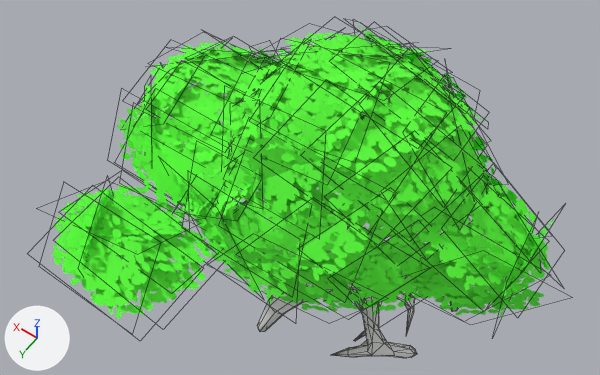
A saved change to the FBX model Assets/Models/Foliage/Tree A 2.fbx.
Rendered twice from a 50 mm camera at (-3.41, 6.77, 12.99) aimed at (0.92, 0.71, 3.47). The axes (+X, +Y, +Z) are drawn at lower left. The lights are the same throughout. Mesh edges are drawn as thin lines. Objects named as collision shapes, trigger or cutter boxes, shadow casters or lower levels of detail are left out. Where no turn or scale is listed for an object, it has been applied to the vertices.

In view in the first picture: 'TreeA 2 LOD0'.
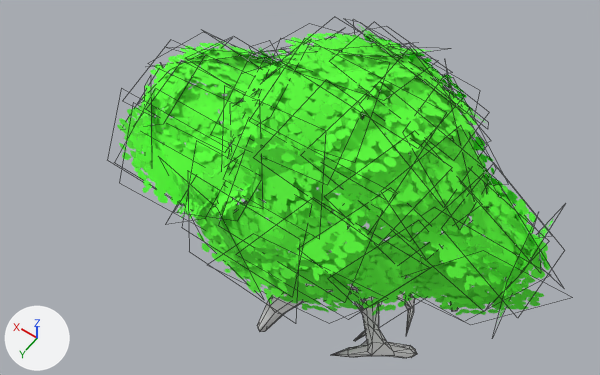
Location of each change, [x1, y1, x2, y2] in pixels of the pictures (600 x 375 px):
```json
{"object": "TreeA 2 LOD0", "change": "reshaped", "before": [52, 24, 553, 358], "after": [117, 24, 553, 358], "on screen": "13% narrower"}
{"part": 1, "of": "me_plane_003", "change": "deleted", "before": [52, 185, 211, 319], "on screen": "green"}
```

Scene script edits in JSON lines:
```json
{"block": "me_plane_003", "where": "# used by ob_treea_2_lod0; location = (0.0, 0.0, 0.0)"}
{"op": "remove", "block": "me_plane_003", "code": "me_plane_003.from_pydata(...)  # 845 vertices, 949 faces; spans x -3.08..4.13, y -1.51..3.9, z -0.27..6.23"}
{"op": "add", "block": "me_plane_003", "code": "me_plane_003.from_pydata(...)  # 821 vertices, 943 faces; spans x -3.08..4.13, y -1.51..2.56, z -0.27..6.23"}
{"block": "me_plane_003", "change": "me_plane_003 part 1: 6 loose pieces with 24 vertices, spanning x 1.01..3.58, y 2.04..3.9, z 2.88..4.42, are deleted"}
```
